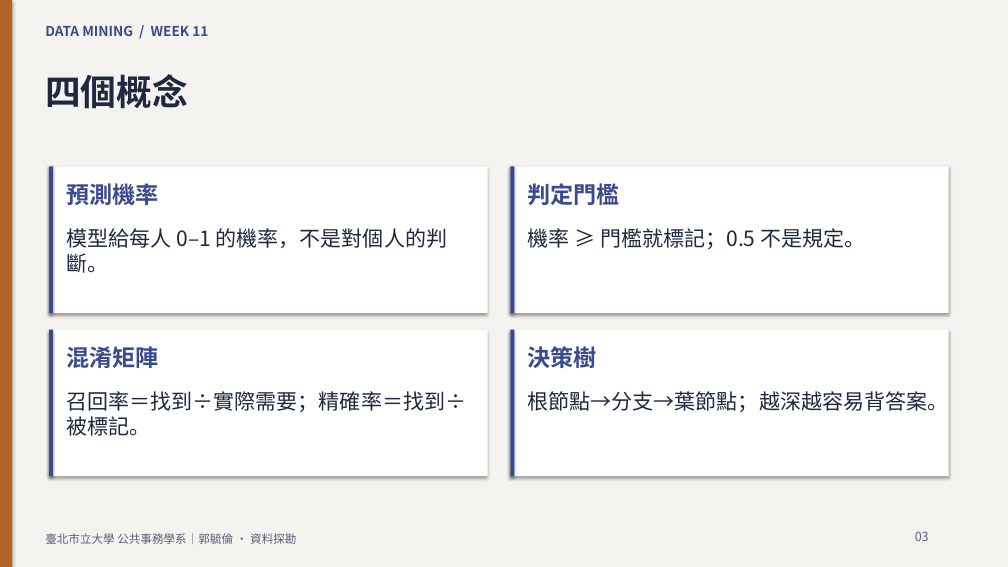
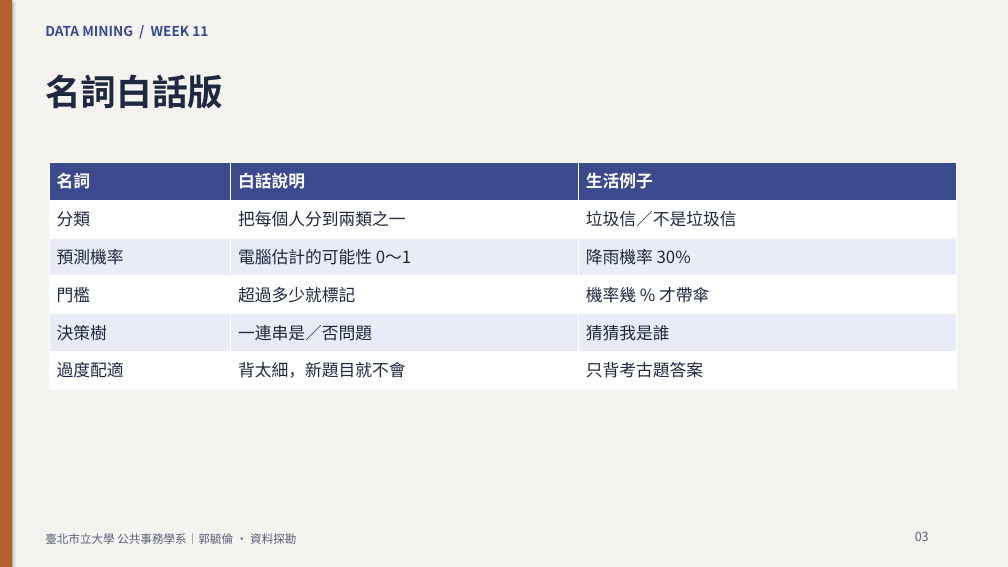
Before and after one commit to knut921/datamining-course, a slide deck: slide 3 of assets/slides/week11.pptx. Drawn at 1008x567 pixels with LibreOffice and Linux fonts; fonts in the diff are those of the drawing. Boxes give left, top, right and bottom in pixels: in the first picture for what was removed or moved away, otherwise in the second. Text is boxed around its words. In the diff, an @@ line names an element or a change of style, - is before the commit and + after.

```diff
--- a/assets/slides/week11.pptx
+++ b/assets/slides/week11.pptx
@@ text at bbox=[45, 74, 223, 109]: text changed @@
-四個概念
+名詞白話版
@@ rectangle removed at bbox=[49, 166, 488, 313] @@
@@ rectangle removed at bbox=[49, 166, 54, 313] @@
@@ table added at bbox=[49, 163, 957, 389], 6 rows, 3 columns @@
+名詞 | 白話說明 | 生活例子
+分類 | 把每個人分到兩類之一 | 垃圾信／不是垃圾信
+預測機率 | 電腦估計的可能性 0～1 | 降雨機率 30%
+門檻 | 超過多少就標記 | 機率幾 % 才帶傘
+決策樹 | 一連串是／否問題 | 猜猜我是誰
+過度配適 | 背太細，新題目就不會 | 只背考古題答案
@@ rectangle removed at bbox=[510, 166, 949, 313] @@
@@ rectangle removed at bbox=[510, 166, 515, 313] @@
@@ text removed at bbox=[66, 183, 158, 205] @@
-預測機率
@@ text removed at bbox=[528, 183, 620, 205] @@
-判定門檻
@@ text removed at bbox=[66, 228, 447, 273] @@
-模型給每人 0–1 的機率，不是對個人的判斷。
@@ text removed at bbox=[528, 228, 865, 249] @@
-機率 ≥ 門檻就標記；0.5 不是規定。
@@ rectangle removed at bbox=[49, 330, 488, 476] @@
@@ rectangle removed at bbox=[49, 330, 54, 476] @@
@@ text removed at bbox=[66, 346, 158, 368] @@
-混淆矩陣
@@ rectangle removed at bbox=[510, 330, 949, 476] @@
@@ rectangle removed at bbox=[510, 330, 515, 476] @@
@@ text removed at bbox=[528, 346, 597, 368] @@
-決策樹
@@ text removed at bbox=[66, 391, 466, 436] @@
-召回率＝找到÷實際需要；精確率＝找到÷被標記。
@@ text removed at bbox=[528, 391, 949, 412] @@
-根節點→分支→葉節點；越深越容易背答案。
```
Also in this commit, not shown: 13 other slides changed, 3 slides added, 1 slide removed, 17 other files.
